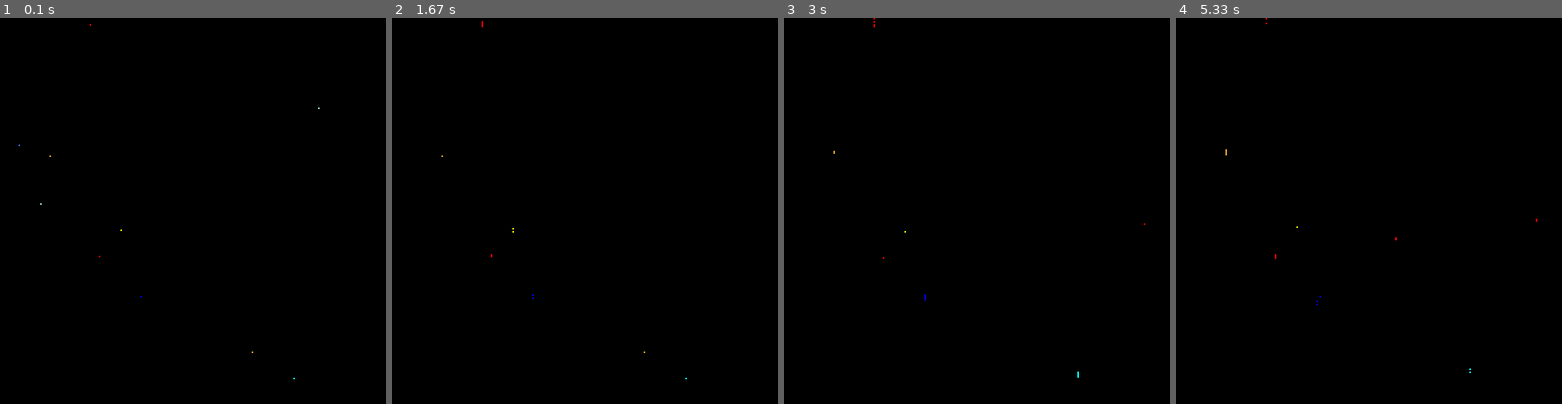
Above: before the commit, frames 1-4 (left to right).
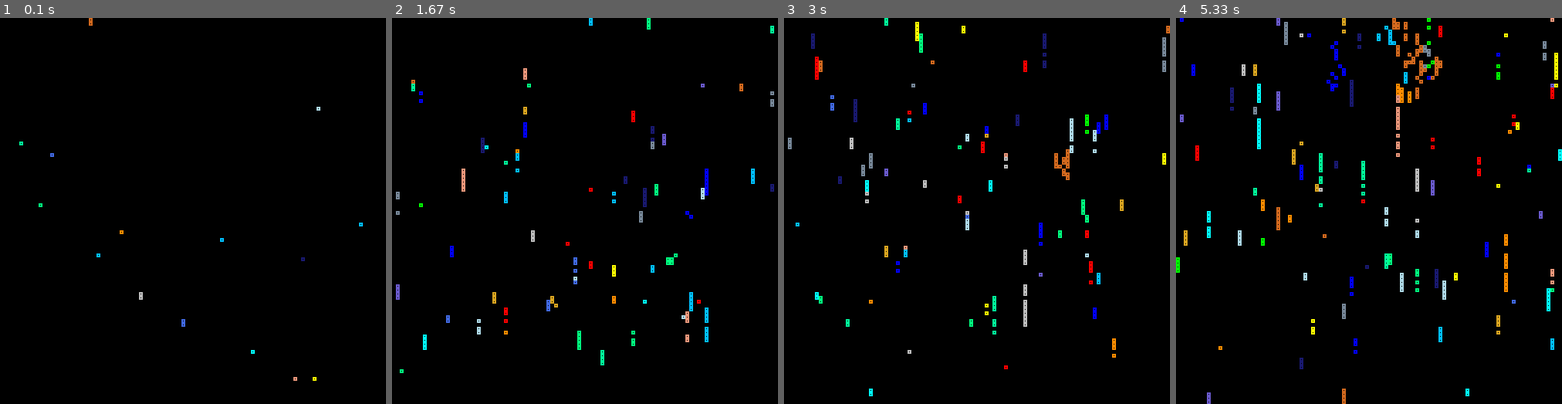
Above: after the commit, the same moments.

Repository: 6hAkunAmAtAtA9/Evolution_simulation_pygame
Game: pygame game, started from evolution_game.py
Same seed, same stepped clock (60 frames per second), same inputs: the game is played once before the commit and once after it.
Inputs:
- Up to frame 1 (0.1 s): no input
- Up to frame 2 (1.67 s): no input
- Up to frame 3 (3 s): no input
- Up to frame 4 (5.33 s): no input

The runs differ from the first frame. In frame 1, 0.2% of the frame differs, in the area x 4-94%, y 0-94%; in frame 2, 1.8%; in frame 3, 2.3%; in frame 4, 3.7%, in the area x 0-100%, y 0-100%.

Commit message:
7. Eat genome is work

Diff:
--- a/actions.py
+++ b/actions.py
@@ -6,36 +6,40 @@
 settings = Settings()
 
 
-def life_cicle(cell, cell_list):
+def life_cicle(cell, cell_list, b_k, m_k, d_k):
     """Main circle of events in cells life"""
-    #print(cell.x, cell.y, cell.genome)
+    # print(cell.x, cell.y, cell.genome)
+
     location = nearby_objects(cell, cell_list)
-    if killer(cell, cell_list, location):  # если ложь клетка умерла, смысла жить нет
+    action = genome_action(cell.genome)
+    # print(cell.x, cell.y)
+    # print(location[0])
+    # print(location[1])
+    # print(location[2])
 
 
-        action, cell.genome = genome_action(cell.genome)
+    if action in ('u', 'd', 'r', 'l'):
+        square_moving(cell, cell_list, location, action)
+    if 'b' in action and cell.energy > int(action[-2:]):
+        birth(cell, cell_list, action, m_k)
+        cell.energy -= int(action[-2:])
 
-        if action in ('up', 'down', 'right', 'left'):
-            square_moving(cell, cell_list, location, action)
-        if action == 'birth':
-            birth(cell, cell_list)
-        if action == 'collect':
-            cell.energy += 1
+    if action == 'c':
+        cell.energy += 10
 
-        mut = random.randint(1,100)
-        if mut == 100:
+    if "e" in action:
+        eat(cell, location, cell_list, action)
+        cell.energy -= 10
 
-            cell.genome = mutation_new(cell.genome)
+    cell.action_possibility = False
+    cell.energy -= 1
+
+    killer(cell, cell_list, location, d_k)
 
 
 
-        cell.action_possibility = False
-        cell.energy -= 1
-
 def square_moving(cell, cell_list, location, action):
-
-
-    if action == 'up' and location[0][1] == '0':
+    if action == 'u' and location[0][1] == '0':
 
         if cell.y - 1 >= 0:
             cell_list[cell.y - 1][cell.x] = cell
@@ -46,7 +50,7 @@
             cell_list[cell.y][cell.x] = '0'
             cell.y = settings.y_size
 
-    if action == 'down' and location[2][1] == '0':
+    if action == 'd' and location[2][1] == '0':
         try:
             cell_list[cell.y + 1][cell.x] = cell
             cell_list[cell.y][cell.x] = '0'
@@ -56,7 +60,7 @@
             cell_list[cell.y][cell.x] = '0'
             cell.y = 0
 
-    if action == 'left' and location[1][0] == '0':
+    if action == 'l' and location[1][0] == '0':
         if cell.x - 1 >= 0:
             cell_list[cell.y][cell.x - 1] = cell
             cell_list[cell.y][cell.x] = '0'
@@ -66,7 +70,7 @@
             cell_list[cell.y][cell.x] = '0'
             cell.x = settings.x_size
 
-    if action == 'right' and location[1][2] == '0':
+    if action == 'r' and location[1][2] == '0':
         try:
             cell_list[cell.y][cell.x + 1] = cell
             cell_list[cell.y][cell.x] = '0'
@@ -110,50 +114,68 @@
     return a
 
 
-def birth(cell, cell_list):
-    if settings.y_size > cell.y > 0:
-        random.shuffle(cell.genome)
+def birth(cell, cell_list, action, m_k):
+    if settings.y_size >= cell.y > 0:
+        new_genome = cell.genome.copy()
+        random.shuffle(new_genome)
+
+        cell_n = Cell(cell.y - 1, cell.x, cell.color, new_genome, cell.kind, action[-2:])
+
+        if random.randint(1, 50) == 50:
+            genome, kind = mutation(cell.genome, cell.kind)
+            cell_n = Cell(cell.y - 1, cell.x, random.choice(settings.colors), genome, kind, action[-2:])
+
+
         if cell_list[cell.y - 1][cell.x] == '0':
             try:
-                cell_list[cell.y - 1][cell.x] = Cell(cell.y - 1, cell.x, cell.color, cell.genome, cell.kind)
-            except IndexError:
-                pass
-        elif cell_list[cell.y + 1][cell.x] == '0':
-            try:
-                cell_list[cell.y + 1][cell.x] = Cell(cell.y + 1, cell.x, cell.color, cell.genome, cell.kind)
+                cell_list[cell.y - 1][cell.x] = cell_n
             except IndexError:
                 pass
 
 
-def killer(cell, cell_list, location):
-    free_place = 0
+def killer(cell, cell_list, location, d_k):
+    taken_place = 8
     for raw in location:
-        free_place += raw.count('0') + raw.count('-')
-    if cell.energy <= 0 or free_place < settings.free_place_needing:
+        taken_place -= raw.count('0') + raw.count('-')
+    if cell.energy <= 0 or taken_place > settings.free_place_needing or (
+            "b10" not in cell.genome and "b20" not in cell.genome and "b30" not in cell.genome):
         cell_list[cell.y][cell.x] = '0'
-        return False
-    return True
 
 
-def get_activities(cell):
-    potention = random.randint(0, 100) + cell.genome['Желание_жить']
-
-    return potention
 
 def genome_action(genome):
     action = genome.pop(0)
     genome.append(action)
-    return action, genome
+    return action
 
 
-def mutation(cell):
-    if cell.genome_count < 50:
-        cell.genome['Желание_жить'] = round(cell.genome['Желание_жить'] + 0.1, 1)
-    else:
-        pass
+def mutation(genome, kind):
+    new_gen = random.choice(
+        ('b10', 'b20', 'b30', 'b40', 'b50', 'u', 'd', 'l', 'r', 'c', 'el', 'er'))
+    new_genome = genome.copy()
 
-def mutation_new(genome):
-    new_gen = random.choice(('up', 'down', 'left', 'right', 'birth', 'none', 'collect'))
-    genome.pop(random.randint(0, len(genome) - 1))
-    genome.append(new_gen)
-    return genome
+    new_genome.pop(random.randint(0, len(new_genome) - 1))
+    new_genome.append(new_gen)
+
+    '''Добавить добавление рождаемости при его отсутсвтии'''
+    kind_new = kind[:4] + chr(random.randint(65, 90)) + str(random.randint(0, 100))
+    return new_genome, kind_new
+
+def eat(cell, location, cell_list, action):
+    if action[-1] == 'l' and location[1][0] != '0':
+        if location[1][0].kind != cell.kind:
+            try:
+                cell.energy += cell_list[cell.y][cell.x - 1].energy
+                cell_list[cell.y][cell.x - 1] = '0'
+
+            except IndexError:
+                pass
+
+    if action[-1] == 'r' and location[1][2] != '0':
+        if location[1][2].kind != cell.kind:
+            try:
+                cell.energy += cell_list[cell.y][cell.x + 1].energy
+                cell_list[cell.y][cell.x + 1] = '0'
+
+            except IndexError:
+                pass
--- a/cell.py
+++ b/cell.py
@@ -4,7 +4,7 @@
 
 class Cell():
 
-    def __init__(self, y, x, color, genome, kind):
+    def __init__(self, y, x, color, genome, kind, birth_coeff = 0):
         self.type = 'cell'
         self.settings = Settings()
         self.width = self.settings.start_size
@@ -12,12 +12,11 @@
         self.x = x
         self.y = y
         self.line_thin = self.settings.line_thin
-        self.energy = self.settings.start_energy
+        self.energy = self.settings.start_energy + int(birth_coeff)
         self.action_possibility = False
         self.freedom_love = 0
         self.genome = genome
         self.kind = kind
-        self.genome_runner = random.randint(0, 63)
 
 
         #self.color = random.choice(self.settings.colors)
--- a/evolution_game.py
+++ b/evolution_game.py
@@ -19,7 +19,7 @@
         self.objects = [['0' for _ in range(int(self.settings.screen_width / self.settings.start_size))]
                         for _ in range(int(self.settings.screen_height / self.settings.start_size))]
 
-        self.kinds = [chr(i) + str(j) for i in range(65, 91) for j in range(1, 100)]
+        self.kinds = [chr(i) + str(j) for i in range(65, 91) for j in range(100, 1000)]
 
         for _ in range(self.settings.cells_start_count):
             self.birth()
@@ -31,6 +31,8 @@
 
         self.round_counter = 0
         self.death_count = 0
+        self.mutation_count = 0
+        self.birth_count = 0
         self.cell_count = 0
         self.kinds_uniq = {}
 
@@ -41,10 +43,8 @@
             self.screen.fill(self.settings.bg_color)
             self.round_counter += 1
 
-            if self.round_counter % 20 == 0:
+            if self.round_counter % 2 == 0:
                 self.birth()
-
-
 
             '''Проход основного цикла жизни с переработкой массива  координат клеток'''
             for i in range(len((self.objects))):
@@ -55,7 +55,7 @@
                                 self.kinds_uniq[self.objects[i][j].kind] = 1
                             else:
                                 self.kinds_uniq[self.objects[i][j].kind] += 1
-                            actions.life_cicle(self.objects[i][j], self.objects)
+                            actions.life_cicle(self.objects[i][j], self.objects, self.birth_count, self.mutation_count, self.death_count)
 
             """Отрисовка нового масива"""
             for i in range(len((self.objects))):
@@ -71,21 +71,38 @@
                             pygame.draw.rect(self.screen, self.objects[i][j].color, self.objects[i][j].object,
                                              self.objects[i][j].line_thin)
 
-
-
             pygame.display.flip()
-            time.sleep(0.1)
+            time.sleep(0.01)
 
             for event in pygame.event.get():
                 if event.type == pygame.QUIT:
                     sys.exit()
 
-            '''Выводим в консоль количество клеток каждого вида'''
-            sorted_tuples = sorted(self.kinds_uniq.items(), key=lambda item: item[1], reverse=True)
-            sorted_dict = {k: v for k, v in sorted_tuples}
-            print(sorted_dict)
-            # print('ROUND')
-            # print(self.cell_count)
+                '''Выводим в консоль количество клеток каждого вида'''
+            if self.round_counter % 100 == 0:
+                sorted_tuples = sorted(self.kinds_uniq.items(), key=lambda item: item[1], reverse=True)
+
+                print( sorted_tuples)
+                counter = 0
+                best_genome = []
+                best_genome_dict = {}
+                for elem in sorted_tuples[:5]:
+                    best_genome.append(elem[0])
+
+                for i in range(len((self.objects))):
+                    for j in range(len(self.objects[i])):
+                        if self.objects[i][j] != '0':
+                            if self.objects[i][j].type == 'cell' and self.objects[i][j].kind in best_genome and \
+                                    self.objects[i][j].kind not in best_genome_dict:
+                                        best_genome_dict[self.objects[i][j].kind] = (self.objects[i][j].genome, self.objects[i][j].color)
+
+                for k, v in best_genome_dict.items():
+                    print(k, v[1], sorted(v[0]))
+
+                print('--------------------------------')
+
+
+                # print(self.cell_count)
 
     def birth(self):
         a = random.randint(0, len(self.objects) - 1)
@@ -97,16 +114,16 @@
             except IndexError:
                 pass
 
-
     def genome(self):
         a = []
         # while len(a) < 10:
         #     a.append(random.choice(("up", 'down', 'right', 'left')))
-        a.append('birth')
-        while len(a) < 25:
-            a.append('none')
+        a.append('b10')
+        while len(a) < 20:
+            a.append('-')
         random.shuffle(a)
         return a
+
 
 if __name__ == "__main__":
     eg = Evolution_game()
--- a/settings.py
+++ b/settings.py
@@ -12,7 +12,7 @@
         self.screen_height = 500
         self.bg_color = (0, 0, 0)
         self.line_thin = 2
-        self.start_size = 2  # начальный размер квадратов
+        self.start_size = 5  # начальный размер квадратов
 
         '''Indexing'''
         self.y_size = int(self.screen_height / self.start_size) - 1
@@ -21,8 +21,10 @@
         '''Colors'''
 
         self.colors = ["light blue", "spring green", "golden rod",
-                       "lime", 'aqua', 'royal blue', "yellow", "red", "blue"]
+                       "lime", 'aqua', 'royal blue', "yellow", "red", "blue",
+                       'DarkSalmon', 'MediumSpringGreen', "MidnightBlue", "SlateBlue",
+                       'DarkOrange', 'DeepSkyBlue', 'Chocolate', 'Gray', 'LightSlateGray']
 
         '''Cell life settings'''
-        self.start_energy = random.randint(10, 30)  # потом поменять
-        self.free_place_needing = 7   # стандартно 5
+        self.start_energy = random.randint(10, 60)  # потом поменять вернуть 10,60
+        self.free_place_needing = 4   # максимально количество клеток рядом
--- a/try.py
+++ b/try.py
@@ -1,11 +1,5 @@
 import random
-a = []
-while len(a) < 10:
-    a.append(random.choice(("up", 'down', 'right', 'left')))
-a.append('birth')
-random.shuffle(a)
-
+a = [1, 2, 3, 4, 5]
+a.pop(random.randint(0, len(a) - 1))
+a.append(6)
 print(a)
-random.shuffle(a)
-
-print(a)
